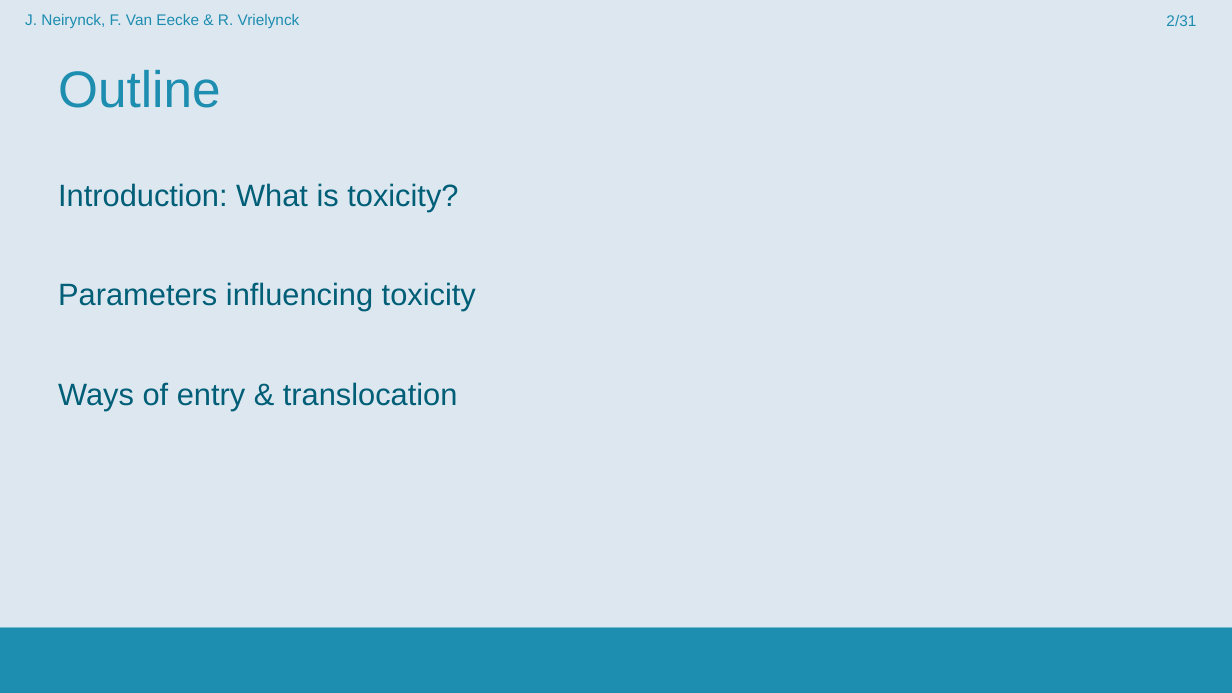
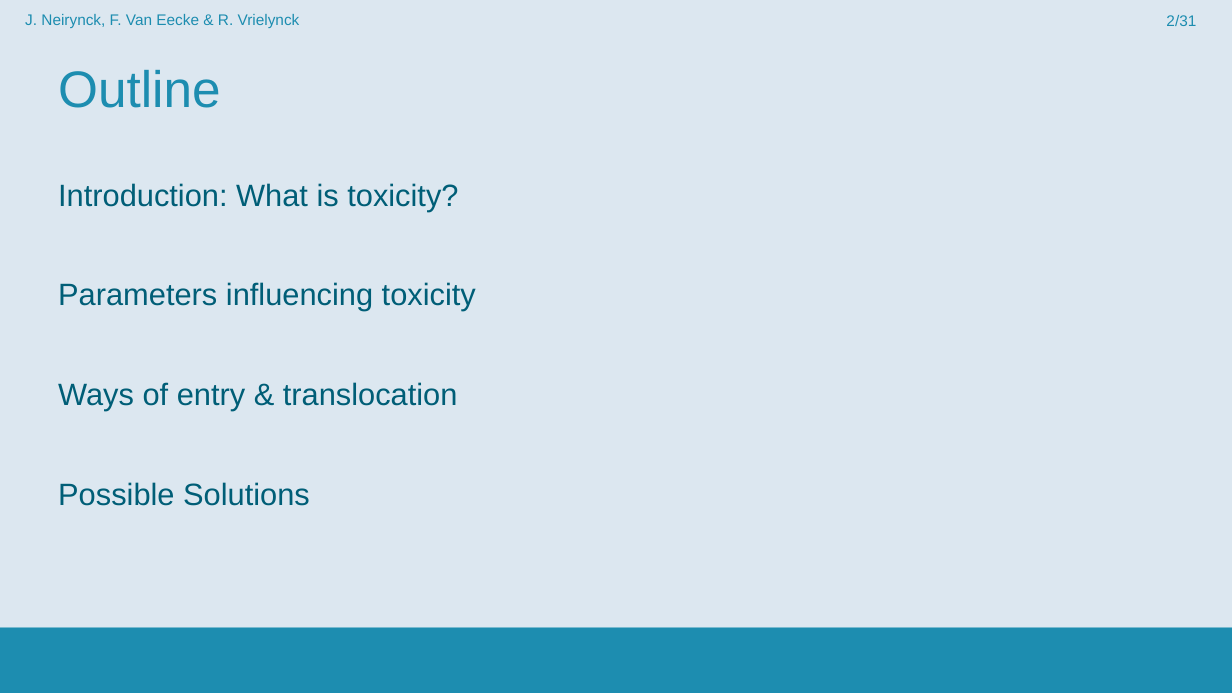
Before and after one commit to FrederikVanEecke/PresentationClusters, a slide deck: slide 2 of NanoparticleToxicity.pptx. Drawn at 1232x693 pixels with LibreOffice and Linux fonts; fonts in the diff are those of the drawing; background and template pictures are left out. Boxes give left, top, right and bottom in pixels: in the first picture for what was removed or moved away, otherwise in the second. Text is boxed around its words. In the diff, an @@ line names an element or a change of style, - is before the commit and + after.

```diff
--- a/NanoparticleToxicity.pptx
+++ b/NanoparticleToxicity.pptx
@@ text at bbox=[58, 482, 310, 506]: paragraph added @@
+Possible Solutions
```
Also in this commit, not shown: 1 slide added.
